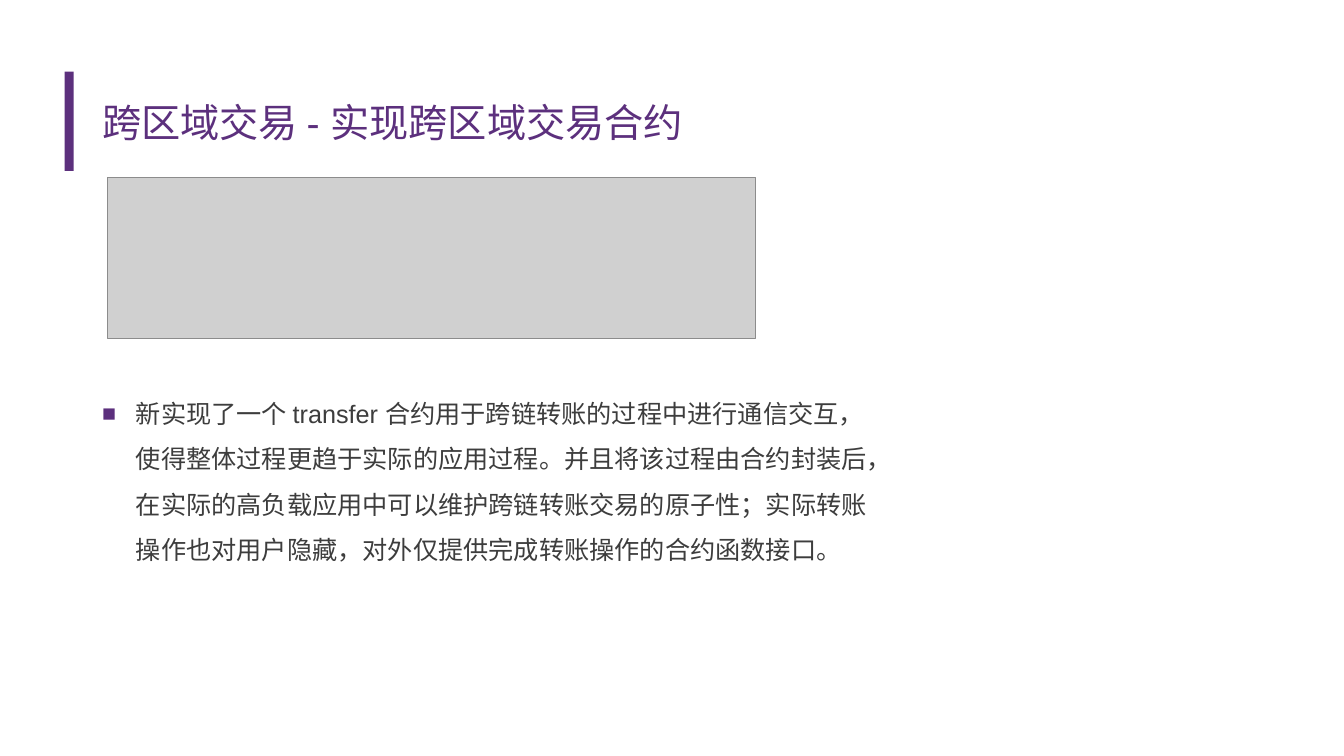
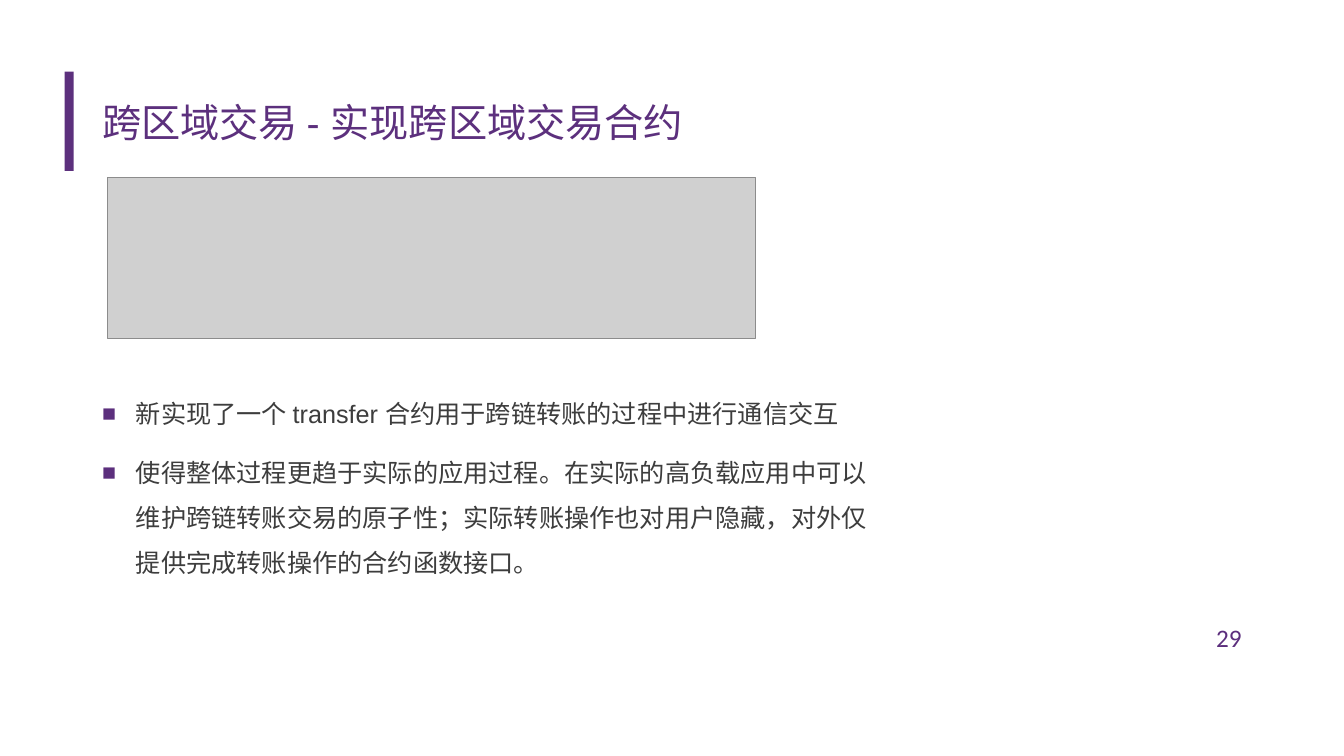
Before and after one commit to diyz19/GraduationDesign, a slide deck: slide 29 of FinalThesis/答辩ppt.pptx. Drawn at 1344x756 pixels with LibreOffice and Linux fonts; fonts in the diff are those of the drawing; grey boxes stand for pictures; background and template pictures are left out. Boxes give left, top, right and bottom in pixels: in the first picture for what was removed or moved away, otherwise in the second. Text is boxed around its words. In the diff, an @@ line names an element or a change of style, - is before the commit and + after.

```diff
--- a/FinalThesis/答辩ppt.pptx
+++ b/FinalThesis/答辩ppt.pptx
@@ text at [136, 402, 867, 574]: text changed @@
-■ 新实现了一个 transfer 合约用于跨链转账的过程中进行通信交互，使得整体过程更趋于实际的应用过程。并且将该过程由合约封装后，在实际的高负载应用中可以维护跨链转账交易的原子性；实际转账操作也对用户隐藏，对外仅提供完成转账操作的合约函数接口。
+■ 新实现了一个 transfer 合约用于跨链转账的过程中进行通信交互
+■ 使得整体过程更趋于实际的应用过程。在实际的高负载应用中可以维护跨链转账交易的原子性；实际转账操作也对用户隐藏，对外仅提供完成转账操作的合约函数接口。
@@ page number added at [1216, 630, 1242, 647], 18 pt, text #5C2F7D @@
+29
```
Also in this commit, not shown: 33 other slides changed, 1 other file.
